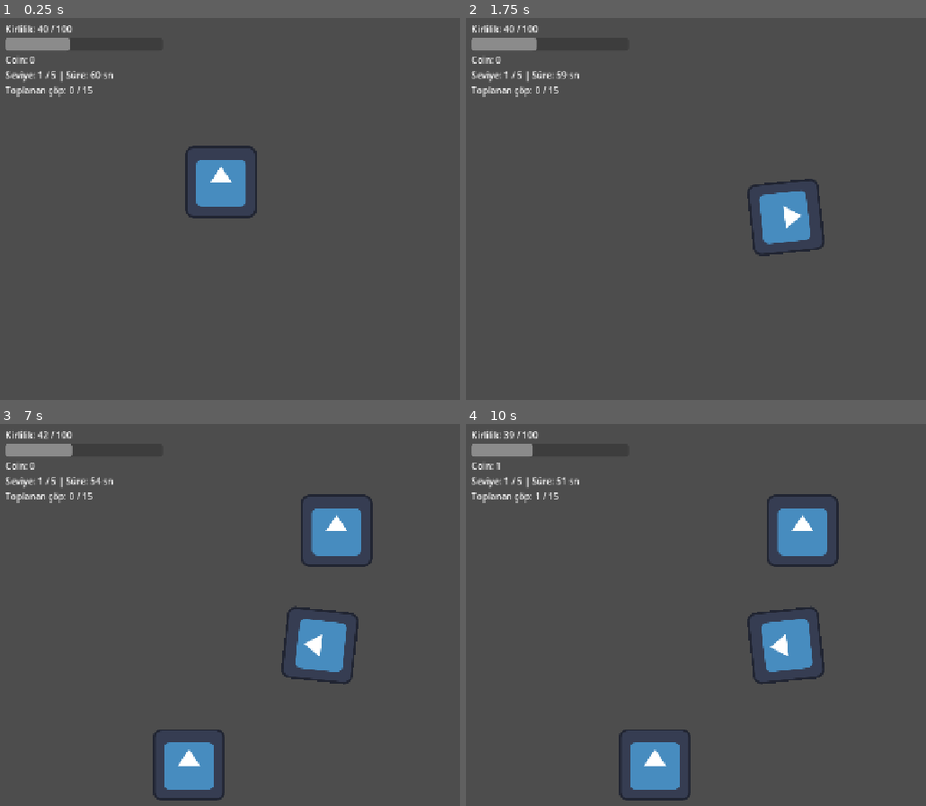
Above: before the commit, frames 1-4 (two rows, left to right).
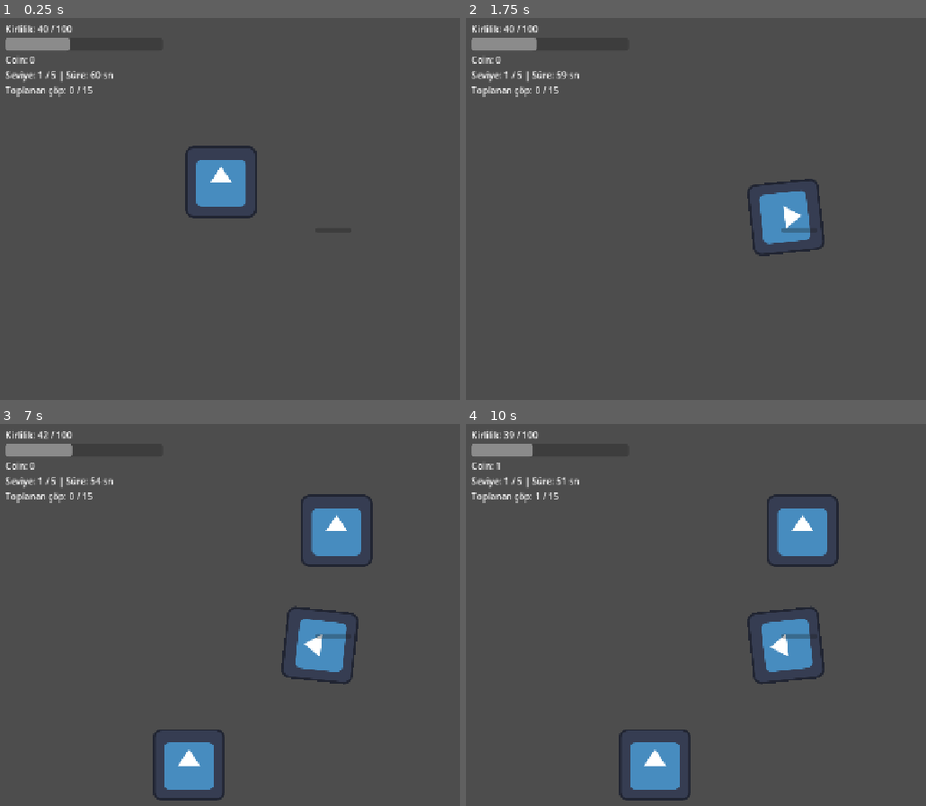
Above: after the commit, the same moments.

Repository: tubaiskol/Mavi-Donus-Hackathon-Team22
Game: Godot game, scene res://scenes/main.tscn
Same seed, same stepped clock (60 frames per second), same inputs: the game is played once before the commit and once after it. The engine's default icon, where the game draws it, is replaced by a stand-in: a white triangle on a blue panel in a dark square.
Inputs:
- Up to frame 1 (0.25 s): no input
- Up to frame 2 (1.75 s): tap Enter at 0.5 s; hold Right (move_right) 0.53-1.28 s; hold Down (move_down) from 1.28 s (still down)
- Up to frame 3 (7 s): release Down (move_down) at 2.03 s; hold Right (move_right) 2.03-2.78 s; hold Up (move_up) 2.78-3.53 s; hold Left (move_left) 3.53-5.03 s; hold Down (move_down) 5.03-5.78 s; hold Right (move_right) 5.78-6.53 s; hold Up (move_up) from 6.53 s (still down)
- Up to frame 4 (10 s): release Up (move_up) at 7.28 s; hold Right (move_right) 7.28-8.03 s; hold Down (move_down) 8.03-8.78 s; hold Left (move_left) 8.78-9.53 s; hold Up (move_up) from 9.53 s (still down)

The runs differ from the first frame. In frame 2, less than 0.1% of the frame differs, in the area x 68-75%, y 55-57%; in frame 3, less than 0.1%, in the area x 68-76%, y 55-57%; in frame 4, less than 0.1%.

Commit message:
Caretta sahnesi ve kurtarma cubugu olusturuldu

Diff:
--- a/scenes/main.tscn
+++ b/scenes/main.tscn
@@ -5,6 +5,7 @@
 [ext_resource type="Script" uid="uid://ug3bjlbeaad5" path="res://scripts/spawner.gd" id="2_0wfyh"]
 [ext_resource type="Script" uid="uid://cqjj1xadja0lq" path="res://scripts/hud.gd" id="3_sugp2"]
 [ext_resource type="Script" uid="uid://b41fdxguha28w" path="res://scripts/shop.gd" id="5_tbgi4"]
+[ext_resource type="PackedScene" uid="uid://bbpx5yrdlyotp" path="res://scenes/turtle.tscn" id="6_tefeu"]
 
 [node name="Main" type="Node2D" unique_id=697647994]
 script = ExtResource("1_jyhfs")
@@ -84,3 +85,6 @@
 [node name="ContinueButton" type="Button" parent="ShopPanel/PanelContainer/VBoxContainer" unique_id=1770173260]
 layout_mode = 2
 text = "2. Tura Başla"
+
+[node name="Turtle" parent="." unique_id=798532387 instance=ExtResource("6_tefeu")]
+position = Vector2(600, 350)
--- /dev/null
+++ b/scenes/turtle.tscn
@@ -0,0 +1,24 @@
+[gd_scene format=3 uid="uid://bbpx5yrdlyotp"]
+
+[ext_resource type="Texture2D" uid="uid://sacid8apprdi" path="res://build/index.png" id="1_diba4"]
+
+[sub_resource type="CircleShape2D" id="CircleShape2D_ypjg4"]
+radius = 22.0
+
+[node name="Turtle" type="Area2D" unique_id=798532387]
+
+[node name="Sprite2D" type="Sprite2D" parent="." unique_id=912405730]
+self_modulate = Color(0.55632675, 0.79222006, 0.19727254, 1)
+scale = Vector2(0.35, 0.35)
+texture = ExtResource("1_diba4")
+
+[node name="CollisionShape2D" type="CollisionShape2D" parent="." unique_id=620339743]
+shape = SubResource("CircleShape2D_ypjg4")
+
+[node name="RescueBar" type="ProgressBar" parent="." unique_id=502868730]
+offset_left = -32.0
+offset_top = 32.0
+offset_right = 32.0
+offset_bottom = 40.0
+max_value = 1.0
+show_percentage = false
